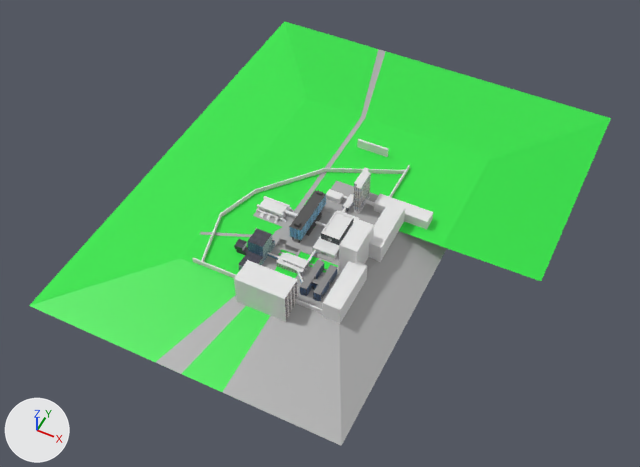
One commit to the Blender file Models and art assets/Tue Map scale_ level/buildings/buildings/Tue Map VERSION 2.blend: the scene before it, then after it.
Both versions are drawn from a 50 mm camera at (469.0, -802.0, 971.0) aimed at (64.0, 8.0, -41.0). Every picture has the same lights, and +X, +Y and +Z are marked at lower left.

Objects in the first picture: 'Atlas', 'Audi', 'BG Building2', 'BG Building3', 'BG Building4', 'BG building1', 'Helix', 'Impulse', 'Luna', 'Matrix', 'MetaForum', 'Neuron', 'Terrain', 'Vertigo'.
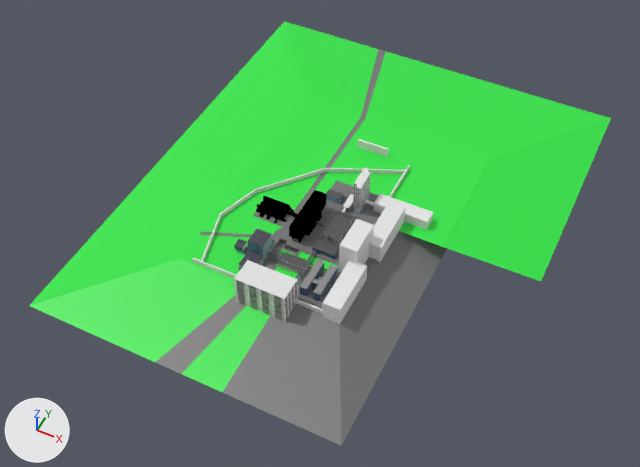
The change, as a list of edits to the scene's bpy script:
```text
Change mat_material_001:
    mat_material_001.base_color: (0.42, 0.42, 0.42) -> (0.183, 0.183, 0.183)  # grey #adadad -> grey #777777
Add mat_material_007:
    mat_material_007 = bpy.data.materials.new('Material.007')
    # colours: dark purple #4b3674
    # uses the picture img_office_jpg_001
Add mat_material_023:
    mat_material_023 = principled_material('Material.023')
    mat_material_023.base_color = (0.383, 0.338, 0.223)  # beige #a69d82
Change me_cube_001:
    used by ob_audi; location = (0.0, -17.0, 4.0); scale = (19.3, 8.19, 4.98)
    remove me_cube_001.from_pydata(...)  # 1218 vertices, 1276 faces; spans x -1.27..2.58, y -2.49..2.0, z -1.25..1.31
    add me_cube_001.from_pydata(...)  # 1262 vertices, 1315 faces; spans x -1.27..2.58, y -2.49..2.0, z -1.25..1.31
    me_cube_001 part 1: 22 vertices moved from x -0.67..0.7, y -0.04..0.59, z 1.06 to x -0.99..0.75, y -0.64..1.19, z 0.9; 14 vertices removed from x -0.67..0.7, y -0.04..0.59, z 1.06; 58 vertices added at x -1.1..0.75, y -0.83..1.38, z -0.2..0.9
    me_cube_001 part 2: 662 faces spanning x -1.27..1.38, y -2.49..2.0, z -1.25..0.26 switch from no material to mat_material_023 (beige #a69d82)
    add me_cube_001.materials.append(mat_material_022)  # brown #8b7048
    add me_cube_001.materials.append(mat_material_018)  # white #e7e7e7
    add me_cube_001.materials.append(mat_backfrontatlas)
    add me_cube_001.materials.append(mat_ouline_all)  # black #000000
Change me_cube_072:
    where me_cube_072.from_pydata(...)  # 126 vertices, 124 faces; spans x -2.28..1.36, y -3.01..6.11, z -0.99..1.01
    me_cube_072 part 3: all 26 faces that had it switch from mat_material_018 (white #e7e7e7) to mat_material_003 (dark grey #575757)
Change me_cube_006:
    used by ob_metaforum; location = (104.0, -21.0, 10.0); scale = (15.2, 18.0, 8.1)
    remove me_cube_006.from_pydata(...)  # 268 vertices, 267 faces; spans x -2.35..1.21, y -2.25..2.32, z -1.25..1.35
    add me_cube_006.from_pydata(...)  # 348 vertices, 347 faces; spans x -2.35..1.21, y -2.25..2.32, z -1.25..1.35
    me_cube_006 part 4: 38 vertices moved from x -2.35..1.21, y -2.25..2.32, z -0.35..-0.32 to x -2.35..1.21, y -2.25..2.32, z -0.19..-0.17; 80 vertices added at x -1.09..1.2, y -1.28..1.7, z -0.12..-0.04
    me_cube_006 part 5: 92 kept faces spanning x -2.35..1.21, y -2.25..2.32, z -1.25..1.35 get new texture (UV) coordinates
    me_cube_006 part 6: 14 faces spanning x -2.35..1.21, y -2.25..0.45, z -1.25..-0.17 switch from mat_meta (white #e7e7e7) to mat_material_007
    me_cube_006 part 7: 67 faces spanning x -2.35..1.21, y -2.25..1.6, z -1.25..1.35 switch from mat_meta (white #e7e7e7) to mat_material_003 (dark grey #575757)
    me_cube_006 part 8: 9 faces spanning x -1.11..1.21, y -2.25..2.31, z -0.12 switch from mat_material_016 (white #e7e7e7) to mat_material_003 (dark grey #575757)
Change me_cube_004:
    used by ob_impulse; location = (72.0, 50.0, 6.0); scale = (1.0, -1.0, 1.0)
    remove me_cube_004.from_pydata(...)  # 36 vertices, 34 faces; spans x -14.8..23.8, y -4.9..8.5, z -6.2..3.3
    add me_cube_004.from_pydata(...)  # 44 vertices, 42 faces; spans x -14.8..23.8, y -4.9..8.5, z -6.2..3.3
    me_cube_004 part 9
    8 faces are deleted
    8 new vertices lie (0.0, 0.0, 1.5) away from vertices in x -14.8..8.8, y -4.9..8.5, z -6.2
    10 new faces join them, mat_material_003 (dark grey #575757)
    6 new faces join them, mat_windowatlas
    me_cube_004 part 10: 17 faces spanning x -14.8..23.8, y -4.9..8.5, z -6.2..3.3 switch from no material to mat_material_003 (dark grey #575757)
    add me_cube_004.materials.append(mat_windowatlas)
Change me_cube_013:
    where me_cube_013.from_pydata(...)  # 8 vertices, 6 faces; spans x -1.0..1.0, y -1.0..1.0, z -1.0..1.0
    used by ob_bg_building4; location = (70.0, -166.0, 4.0); rotation_euler = (0.0, 0.0, -1.571), in degrees (0, 0, -90); scale = (18.4, 38.4, 40.9)
    me_cube_013 part 11: the 1 face centred in x 1.0, y 0.0, z 0.0 switches from mat_material_006 (white #e7e7e7) to mat_material_014
    add me_cube_013.materials.append(mat_material_018)  # white #e7e7e7
Change ob_atlas:
    add _m = ob_atlas.modifiers.new('Solidify', 'SOLIDIFY')
    add _m.solidify_mode = 'NON_MANIFOLD'
    add _m.thickness = -0.01
    add _m.material_offset = 4
    add _m.use_rim = False
    add _m.use_quality_normals = True
    add _m.use_flip_normals = True
    add _m.nonmanifold_boundary_mode = 'FLAT'
```

Where the change shows, as pixel boxes [x1, y1, x2, y2] in the pictures (640 x 467 px):
'Terrain', recoloured
    both: [154, 48, 449, 446]
'Atlas', modifiers changed
    both: [289, 190, 326, 243]
part 1 of me_cube_001, built on
    both: [261, 199, 287, 213]
part 2 of me_cube_001, recoloured (grey to black)
    both: [256, 207, 294, 223]
part 3 of me_cube_072, recoloured (white to grey)
    both: [267, 249, 316, 282]
part 4 of me_cube_006, built on
    before: [313, 222, 339, 257]
    after: [314, 222, 354, 256]
part 5 of me_cube_006, surface changed
    both: [321, 218, 354, 245]
part 6 of me_cube_006, recoloured
    both: [313, 223, 337, 260]
part 7 of me_cube_006, recoloured (white to grey)
    both: [316, 211, 354, 241]
part 8 of me_cube_006, recoloured (white to grey)
    both: [313, 210, 359, 256]
part 9 of me_cube_004, built on
    both: [326, 196, 343, 204]
part 10 of me_cube_004, recoloured
    both: [326, 189, 348, 200]
part 11 of me_cube_013, recoloured
    both: [234, 279, 286, 322]
